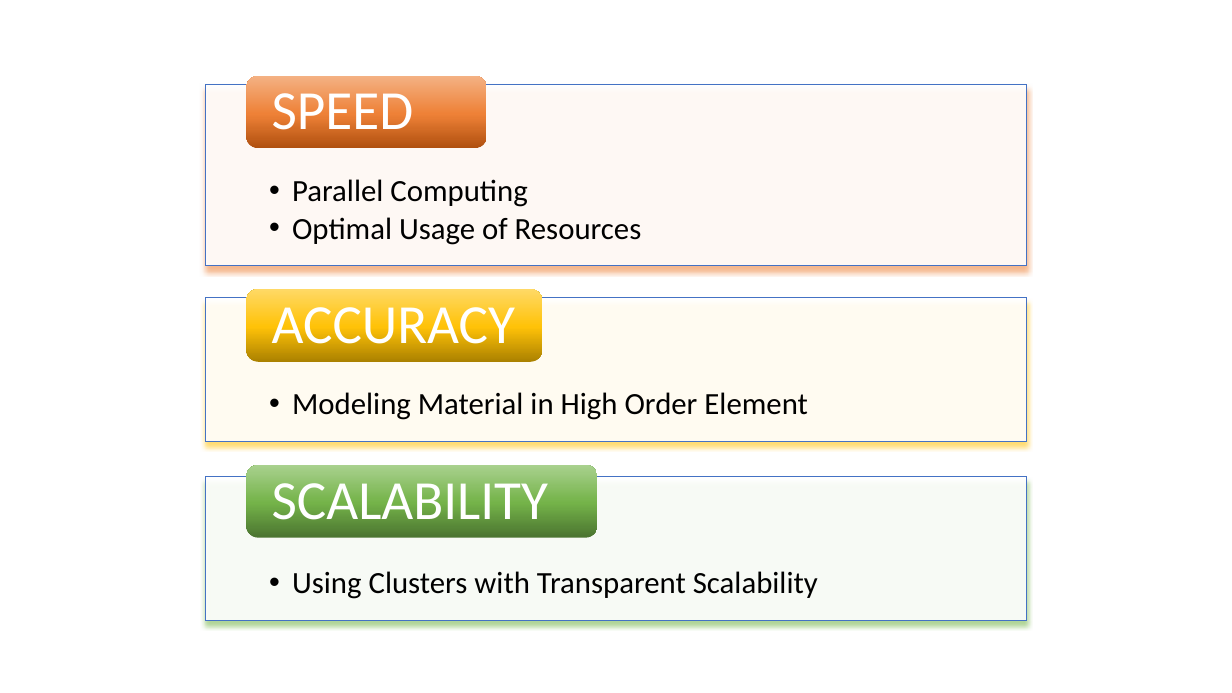
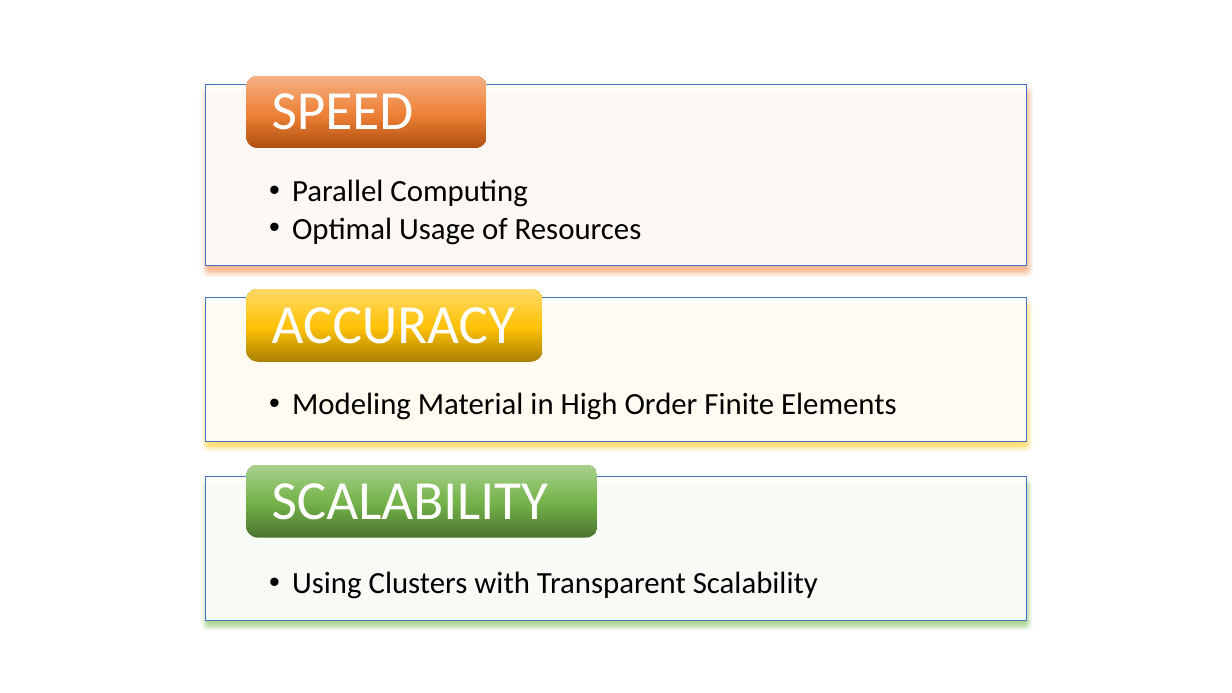
Before and after one commit to liliangwei/dissertation, a slide deck: slide 1 of pics/p4.pptx. Drawn at 1232x693 pixels with LibreOffice and Linux fonts; fonts in the diff are those of the drawing. Boxes give left, top, right and bottom in pixels: in the first picture for what was removed or moved away, otherwise in the second. Text is boxed around its words. In the diff, an @@ line names an element or a change of style, - is before the commit and + after.

```diff
--- a/pics/p4.pptx
+++ b/pics/p4.pptx
@@ text at (292, 392, 897, 420): text changed @@
-  • Modeling Material in High Order Element
+  • Modeling Material in High Order Finite Elements
```
Also in this commit, not shown: 14 other files.
